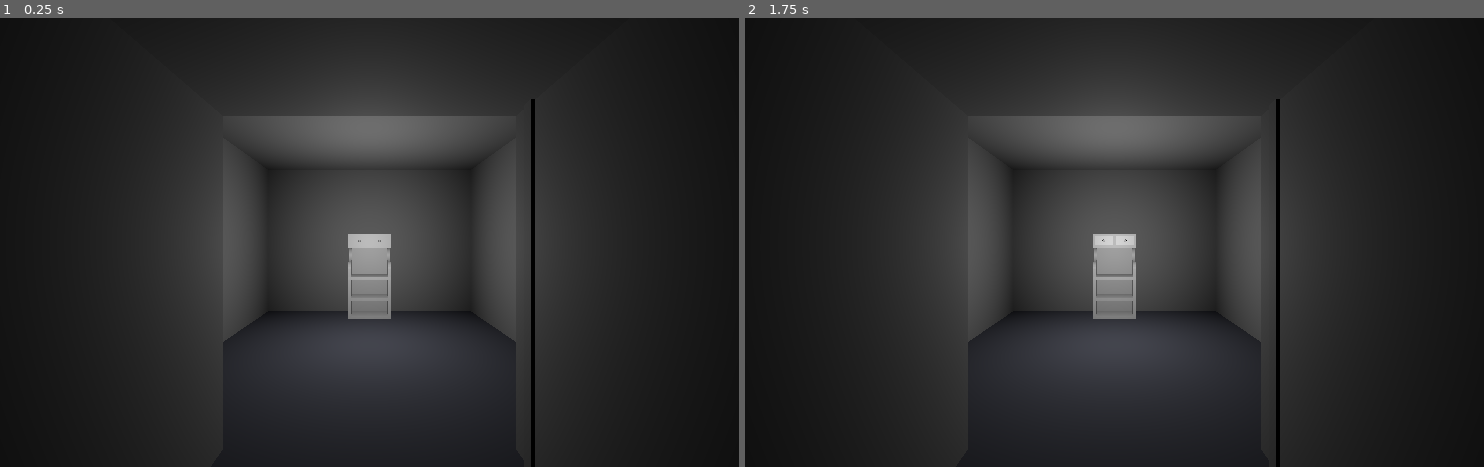
Above: before the commit, frames 1-2 (left to right).
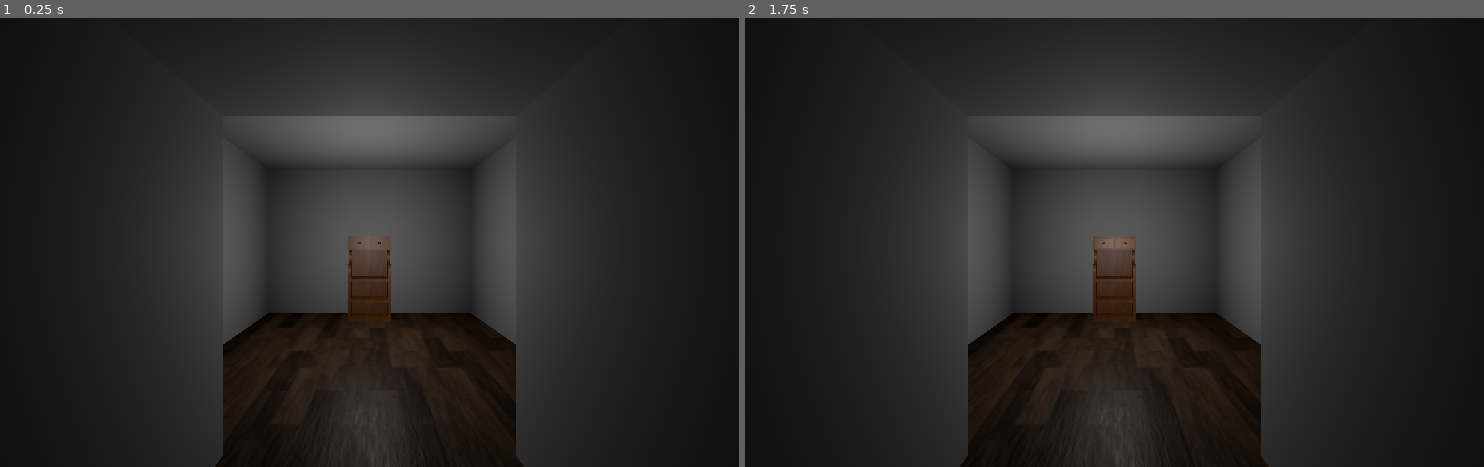
Above: after the commit, the same moments.

Repository: Angburmun/EV2024-25-escape-room
Game: Godot game, scene res://escena_pasillo.tscn
Two runs of this game, one before a commit and one after it. Both use one fixed random seed, a clock stepped at 60 frames per second and the inputs below.
Inputs:
- Up to frame 1 (0.25 s): no input
- Up to frame 2 (1.75 s): tap Enter (ui_accept) at 0.5, 0.77, 1.25, 1.52 s; hold Down (camara_abajo) 0.53-1.28 s; tap Up (camara_arriba) at 1.35 s

The runs differ from the first frame. In frame 1, 10% of the frame differs, in the area x 29-73%, y 18-100%; in frame 2, 10%.
Error in both runs: Attempt to call function 'rotate_y' in base 'null instance' on a null instance. (res://ESCENAS/camara.gd:28)

Commit message:
Añadida textura simple al aparador y al suelo

Diff:
--- /dev/null
+++ b/TEXTURES/WoodFloor008_1K-JPG/parquet.tres
@@ -0,0 +1,17 @@
+[gd_resource type="StandardMaterial3D" load_steps=4 format=3 uid="uid://cp81j3s1f7ffo"]
+
+[ext_resource type="Texture2D" uid="uid://dh0r1i8gkcegb" path="res://TEXTURES/WoodFloor008_1K-JPG/WoodFloor008_1K-JPG_Color.jpg" id="1_efc15"]
+[ext_resource type="Texture2D" uid="uid://dfeaaobc5nma7" path="res://TEXTURES/WoodFloor008_1K-JPG/WoodFloor008_1K-JPG_NormalGL.jpg" id="2_ama1v"]
+[ext_resource type="Texture2D" uid="uid://b3682kmq4la4p" path="res://TEXTURES/WoodFloor008_1K-JPG/WoodFloor008_1K-JPG_Roughness.jpg" id="3_5yb84"]
+
+[resource]
+albedo_texture = ExtResource("1_efc15")
+metallic_specular = 0.3
+roughness_texture = ExtResource("3_5yb84")
+roughness_texture_channel = 4
+normal_enabled = true
+normal_texture = ExtResource("2_ama1v")
+ao_light_affect = 1.0
+heightmap_scale = 16.0
+subsurf_scatter_strength = 1.0
+backlight = Color(0.627451, 0.478431, 1, 1)
--- a/escena_pasillo.tscn
+++ b/escena_pasillo.tscn
@@ -1,12 +1,10 @@
 [gd_scene load_steps=5 format=3 uid="uid://b7rewe1nniolb"]
 
 [ext_resource type="PackedScene" uid="uid://bxsxp5hgjo068" path="res://ESCENAS_BLENDER/blender_aparador.tscn" id="2_66ue0"]
+[ext_resource type="Material" uid="uid://cp81j3s1f7ffo" path="res://TEXTURES/WoodFloor008_1K-JPG/parquet.tres" id="2_ke01q"]
 [ext_resource type="PackedScene" uid="uid://dl2wtuxa6p5tn" path="res://ESCENAS/camara.tscn" id="2_wsk1g"]
 
 [sub_resource type="PlaneMesh" id="PlaneMesh_sugwf"]
-
-[sub_resource type="StandardMaterial3D" id="StandardMaterial3D_eehck"]
-albedo_color = Color(0.315341, 0.322778, 0.367599, 1)
 
 [node name="escena-pasillo" type="Node3D"]
 
@@ -24,16 +22,16 @@
 [node name="puerta" type="CSGBox3D" parent="habitacion1"]
 transform = Transform3D(1, 0, 0, 0, 1, 0, 0, 0, 1, -2.47556, -0.386024, -0.0366344)
 operation = 2
-size = Vector3(1, 3, 2.55)
+size = Vector3(1, 3, 2.7)
 
 [node name="Suelo" type="MeshInstance3D" parent="habitacion1"]
-transform = Transform3D(2.7, 0, 0, 0, 0.664, 0, 0, 0, 2.7, 0, -1.8, 0)
+transform = Transform3D(2.7, 0, 0, 0, 0.664, 0, 0, 0, 2.7, 0, -1.85, 0)
 mesh = SubResource("PlaneMesh_sugwf")
 skeleton = NodePath("../..")
-surface_material_override/0 = SubResource("StandardMaterial3D_eehck")
+surface_material_override/0 = ExtResource("2_ke01q")
 
 [node name="blender_aparador" parent="habitacion1" instance=ExtResource("2_66ue0")]
-transform = Transform3D(-1, 0, -8.74228e-08, 0, 1, 0, 8.74228e-08, 0, -1, 2.5, -1.8, -0.5)
+transform = Transform3D(-1, 0, -8.74228e-08, 0, 1, 0, 8.74228e-08, 0, -1, 2.5, -1.85, -0.5)
 
 [node name="sol" type="OmniLight3D" parent="habitacion1"]
 
--- a/project.godot
+++ b/project.godot
@@ -25,7 +25,8 @@
 "res://BLENDER/": "orange",
 "res://ESCENAS/": "purple",
 "res://ESCENAS_BLENDER/": "orange",
-"res://SCRIPTS/": "green"
+"res://SCRIPTS/": "green",
+"res://TEXTURES/": "pink"
 }
 
 [input]
Binary file changed: ESCENAS_BLENDER/blender_aparador.glb
Binary file added: ESCENAS_BLENDER/blender_aparador_Wood026_1K-JPG_Color.png
Not shown, added: ESCENAS_BLENDER/blender_aparador_Wood026_1K-JPG_Color.png.import
Binary file added: TEXTURES/Wood026_1K-JPG/Wood026.png
Not shown, added: TEXTURES/Wood026_1K-JPG/Wood026.png.import
Binary file added: TEXTURES/Wood026_1K-JPG/Wood026_1K-JPG_Color.jpg
Not shown, added: TEXTURES/Wood026_1K-JPG/Wood026_1K-JPG_Color.jpg.import
Binary file added: TEXTURES/Wood026_1K-JPG/Wood026_1K-JPG_Displacement.jpg
Not shown, added: TEXTURES/Wood026_1K-JPG/Wood026_1K-JPG_Displacement.jpg.import
Binary file added: TEXTURES/Wood026_1K-JPG/Wood026_1K-JPG_NormalDX.jpg
Not shown, added: TEXTURES/Wood026_1K-JPG/Wood026_1K-JPG_NormalDX.jpg.import
Binary file added: TEXTURES/Wood026_1K-JPG/Wood026_1K-JPG_NormalGL.jpg
(and 18 more such lines)
